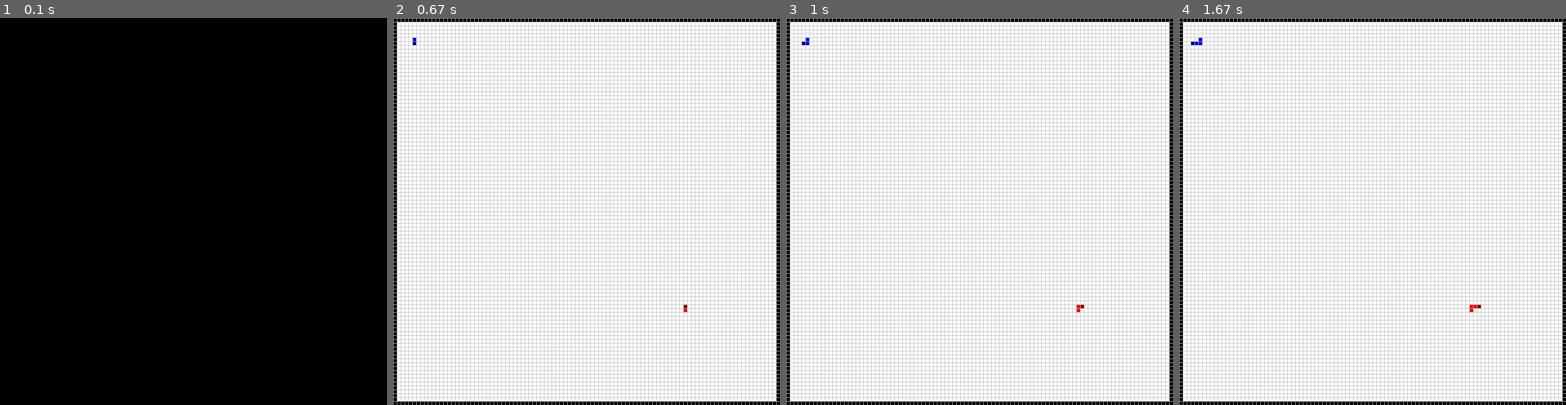
Above: before the commit, frames 1-4 (left to right).
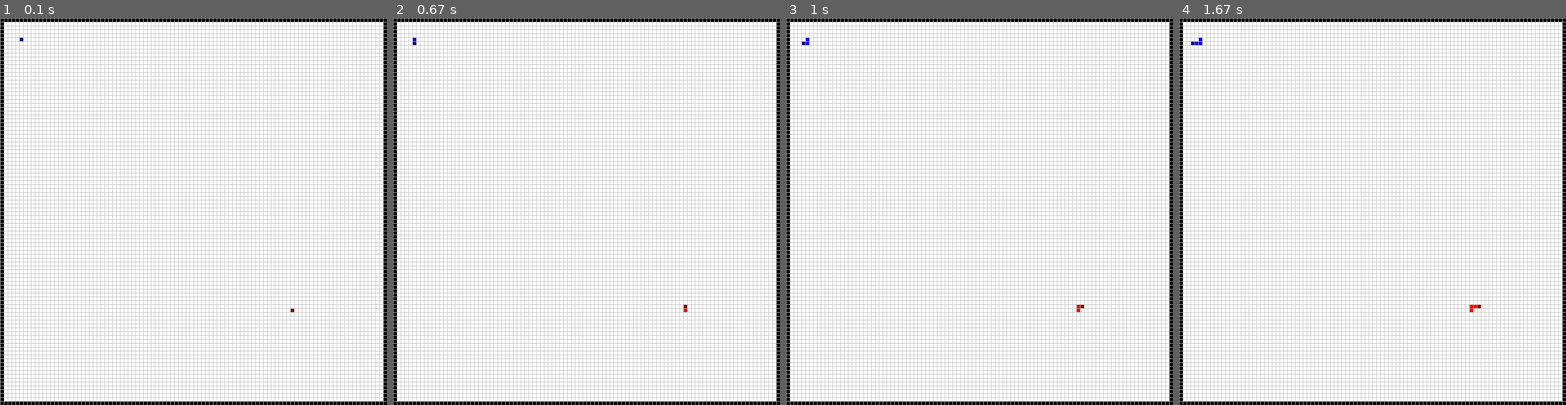
Above: after the commit, the same moments.

Repository: skulumani/tron
Game: pygame game, started from interface.py
Two runs of this game, one before a commit and one after it. Both use one fixed random seed, a clock stepped at 60 frames per second and the inputs below.
Inputs:
- Up to frame 1 (0.1 s): no input
- Up to frame 2 (0.67 s): hold R from 0.33 s (still down); hold Right from 0.33 s (still down)
- Up to frame 3 (1 s): release R at 0.8 s; release Right at 0.8 s; hold Right from 0.83 s (still down)
- Up to frame 4 (1.67 s): release Right at 1.3 s; hold Up 1.33-1.63 s

The runs differ from the first frame. In frame 1, 97% of the frame differs, in the area x 0-100%, y 0-100%; in frame 2, nothing differs; in frame 3, nothing differs; in frame 4, nothing differs.

Commit message:
Add reset logic

Diff:
--- a/interface.py
+++ b/interface.py
@@ -1,5 +1,6 @@
 import numpy as np
 import pygame
+import argparse
 
 import tron
 
@@ -25,35 +26,39 @@
 
 class UserInterface():
 
-    def __init__(self):
+    def __init__(self, size=100, num_players=2, width=800):
 
-        # instantiate the game
+        pygame.init()
         # TODO - define colors for the total number of players in game - dark variants for head
-        self.game = tron.Tron(size=100, num_players=2)
-        observation = self.game.reset()
+        self.size = size
+        self.num_players = num_players
+        self.WIDTH = width
+
+        # intialize game
+        self._reset()
+
+    def _reset(self):
+        """Intialize everything"""
+        self.game = tron.Tron(self.size, self.num_players)
+
+        self.observation = self.game.reset()
         self.running = True
+        self.done = False
 
         # player colors
-        num_players = self.game.num_players
-        if num_players <= 2:
-            self.player_colors = [{'head': COLOR_PAIRS[c][0], 'tail': COLOR_PAIRS[c][1]} for c in range(0, num_players)]
-        elif num_players <= len(COLOR_PAIRS):
-            self.player_colors = [{'head': COLOR_PAIRS[c][0], 'tail': COLOR_PAIRS[c][1]} for c in np.random.choice(np.arange(0,len(COLOR_PAIRS)), num_players)]
+        if self.num_players <= 2:
+            self.player_colors = [{'head': COLOR_PAIRS[c][0], 'tail': COLOR_PAIRS[c][1]} for c in range(0, self.num_players)]
+        elif self.num_players <= len(COLOR_PAIRS):
+            self.player_colors = [{'head': COLOR_PAIRS[c][0], 'tail': COLOR_PAIRS[c][1]} for c in np.random.choice(np.arange(0,len(COLOR_PAIRS)), self.num_players)]
         else:
-            self.player_colors = [{'head': COLORS[c[0]], 'tail':COLORS[c[1]]} for c in np.random.choice(list(COLORS), (num_players, 2))]
+            self.player_colors = [{'head': COLORS[c[0]], 'tail':COLORS[c[1]]} for c in np.random.choice(list(COLORS), (self.num_players, 2))]
 
-        board = observation['board']
-        rows = observation['board'].shape[0]
-        cols = observation['board'].shape[1]
+        board = self.observation['board']
+        rows = self.observation['board'].shape[0]
+        cols = self.observation['board'].shape[1]
 
-        self.WIDTH = 800
         self.cellsize = self.WIDTH // rows
         self.HEIGHT = cols * self.cellsize
-
-        pygame.init()
-        self.window = pygame.display.set_mode((self.WIDTH, self.HEIGHT))
-        pygame.display.set_caption('Tron')
-        self.clock = pygame.time.Clock()
 
         # intialize image array and surface
         self.image = np.zeros((rows, cols, 3))
@@ -62,13 +67,13 @@
         self.image[board[:,:,0] == 1] = COLORS['black']
         self.surf = pygame.Surface((self.image.shape[0], self.image.shape[1]))
         self.scaled_surf = pygame.Surface((self.WIDTH, self.HEIGHT))
-
         # text object
         self.position_text = Text(size=16)
 
-    def _reset(self):
-        """Intialize everything"""
-        pass
+        self.window = pygame.display.set_mode((self.WIDTH, self.HEIGHT))
+        pygame.display.set_caption('Tron')
+        self.clock = pygame.time.Clock()
+
     def _build_board(self, observation):
         """Turn current game state into surface for pygame"""
 
@@ -80,7 +85,6 @@
 
         # draw heads
         for p, color_dict in zip(positions, self.player_colors):
-            # import pdb;pdb.set_trace()
             self.image[p[0],p[1],:] = color_dict['head']
 
         # build surface
@@ -117,21 +121,18 @@
                     action = tron.Turn.STRAIGHT
                 elif event.key in (pygame.K_r,):
                     # reset game
-                    self.game.reset()
-                    self.done = False
+                    self._reset()
 
         # get a user action (or from an agent)
         return action
 
     def update(self, *action):
         # change game state
-        # import pdb;pdb.set_trace()
-        observation, done, status = self.game.move(*action)
-        return observation, done, status
+        self.observation, self.done, self.status = self.game.move(*action)
 
-    def render(self, observation, string):
+    def render(self, string):
         # draw surface
-        self._build_board(observation)
+        self._build_board(self.observation)
 
         pygame.transform.scale(self.surf, (self.WIDTH, self.HEIGHT), self.scaled_surf)
         self.scaled_surf = self._draw_grid(self.scaled_surf)
@@ -145,16 +146,23 @@
 
     def run(self):
         """Game loop"""
-        self.done = False
         while self.running:
             action = self.process_input()
             if action is not None and not self.done:
-                observation, self.done, status = self.update(action, action)
-                self.render(observation, "END" if self.done else "")
+                self.update(action, action)
+            self.render("END" if self.done else "")
             self.clock.tick(60)
 
         pygame.quit()
 
 if __name__ == "__main__":
-    ui = UserInterface()
+    parser = argparse.ArgumentParser(description='TRON UI')
+    parser.add_argument('--players', '-p', type=int, help="Number of players", default=2)
+    parser.add_argument('--size', '-s', type=int, help="Size of grid", default=100)
+    parser.add_argument('--interactive', '-i', action='store_true', help="Player 1 is human")
+    # TODO add parsing for the AI agent to use for the AI
+    # TODO validate number of agents = players - human players
+
+    args = parser.parse_args()
+    ui = UserInterface(size=args.size, num_players=args.players)
     ui.run()
